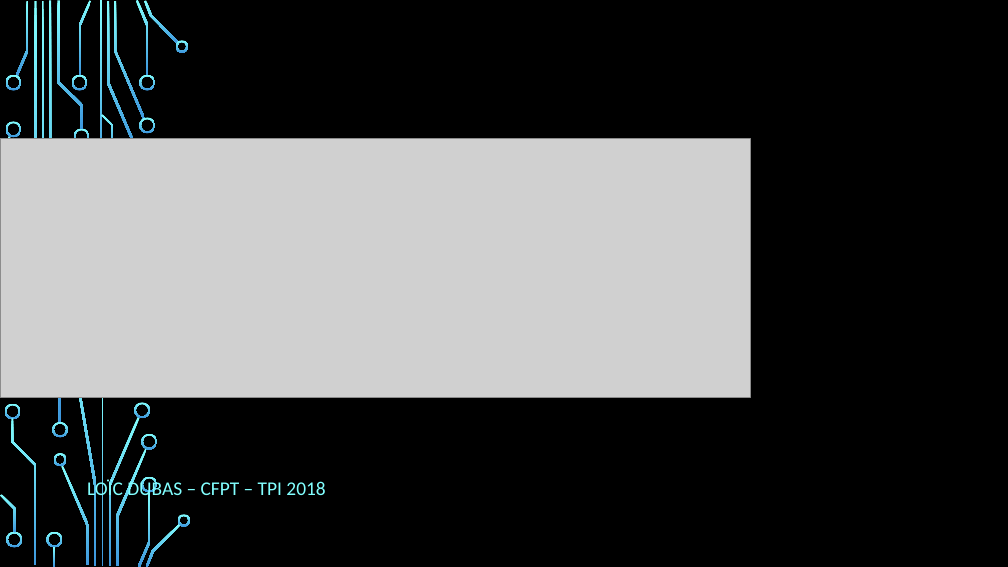
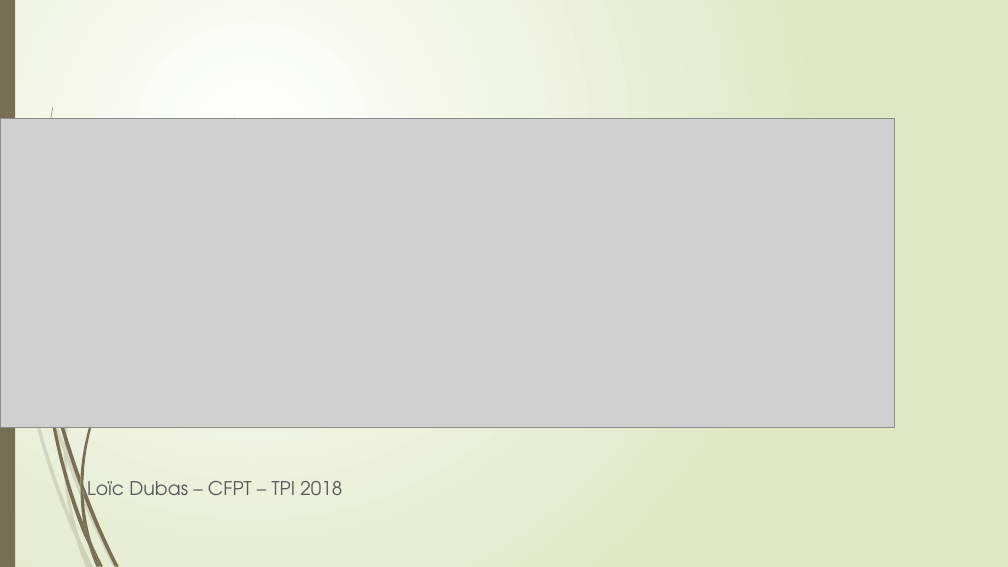
Before and after one commit to loicdub/TPI, a slide deck: slide 1 of defense/20062018/presentation-fingers-cloner.pptx. Drawn at 1008x567 pixels with LibreOffice and Linux fonts; fonts in the diff are those of the drawing; grey boxes stand for pictures; background and template pictures are left out. Boxes give left, top, right and bottom in pixels: in the first picture for what was removed or moved away, otherwise in the second. Text is boxed around its words. In the diff, an @@ line names an element or a change of style, - is before the commit and + after.

```diff
--- a/defense/20062018/presentation-fingers-cloner.pptx
+++ b/defense/20062018/presentation-fingers-cloner.pptx
@@ background picture (left out) to gradient #FFFFFF to #DFE8C4 @@
@@ rectangle added at box(0, 0, 15, 567), fill #766F54 @@
@@ freeform shape: place and size @@
-freeform shape at box(49, 1, 102, 333)
+freeform shape at box(2, 0, 43, 364)
@@ picture: place and size @@
-picture at box(0, 138, 750, 397)
+picture at box(0, 119, 895, 427)
@@ freeform shape: place and size @@
-freeform shape at box(42, 1, 61, 423)
+freeform shape at box(39, 107, 53, 357)
@@ freeform shape added at box(0, 358, 144, 422), fill #A53010 @@
@@ freeform shape: place and size @@
-freeform shape at box(68, 330, 97, 566)
+freeform shape at box(43, 361, 88, 546)
@@ group removed at box(0, 0, 191, 567): 25 freeform shapes, 4 rectangles @@
@@ fill gradient #82FFFF to #3D97DE to #766F54 at 20% opacity in 4 elements at box(67, 451, 117, 567), box(64, 453, 79, 538), box(76, 540, 90, 567), box(64, 443, 67, 461) @@
@@ freeform shape: place and size @@
-freeform shape at box(54, 453, 67, 466)
+freeform shape at box(64, 443, 67, 461)
@@ freeform shape: place and size @@
-freeform shape at box(61, 465, 89, 566)
+freeform shape at box(64, 453, 79, 538)
@@ freeform shape: place and size @@
-freeform shape at box(116, 448, 147, 566)
+freeform shape at box(67, 451, 117, 567)
@@ group added at box(45, 260, 197, 567): 5 freeform shapes @@
@@ fill gradient #82FFFF to #3D97DE to #766F54 in 6 elements at box(43, 361, 88, 546), box(83, 485, 119, 566), box(2, 0, 43, 364), box(83, 523, 101, 566), box(39, 107, 53, 357), box(80, 488, 91, 544) @@
@@ freeform shape: place and size @@
-freeform shape at box(0, 495, 16, 533)
+freeform shape at box(80, 488, 91, 544)
@@ freeform shape: place and size @@
-freeform shape at box(138, 492, 150, 567)
+freeform shape at box(83, 485, 119, 566)
@@ subtitle at box(87, 481, 342, 504): text changed; size 18.5 to 18 pt; font Calibri to TeX Gyre Adventor; text colour #82FFFF to #595959 @@
-LOÏC DUBAS – CFPT – TPI 2018
+Loïc Dubas – CFPT – TPI 2018
@@ group added at box(8, 116, 236, 567): 5 freeform shapes @@
@@ freeform shape: place and size @@
-freeform shape at box(146, 523, 181, 567)
+freeform shape at box(83, 523, 101, 566)
@@ freeform shape: place and size @@
-freeform shape at box(46, 532, 62, 547)
+freeform shape at box(76, 540, 90, 567)
```
Also in this commit, not shown: 12 other slides changed, 1 other file.
